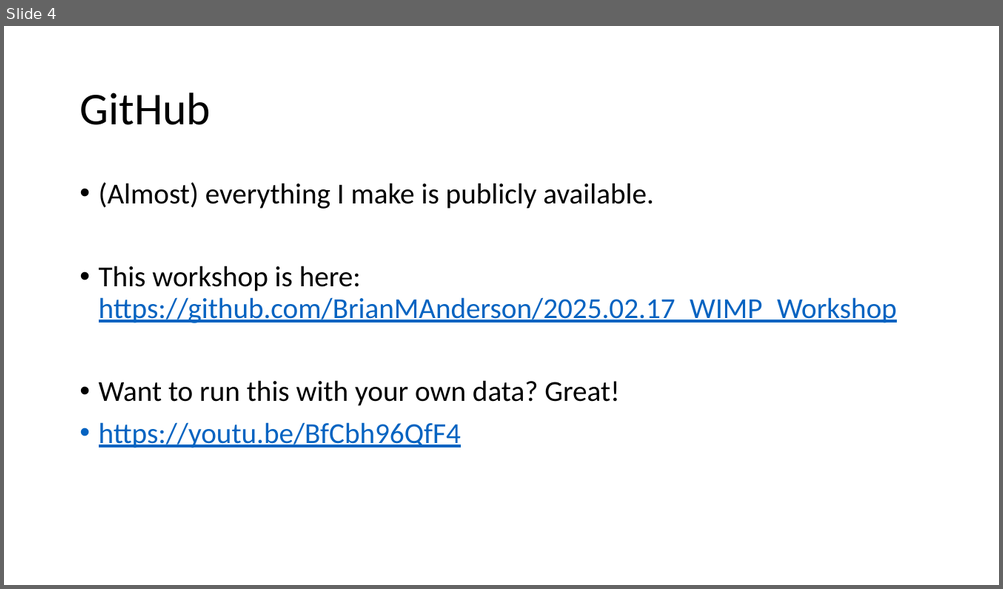
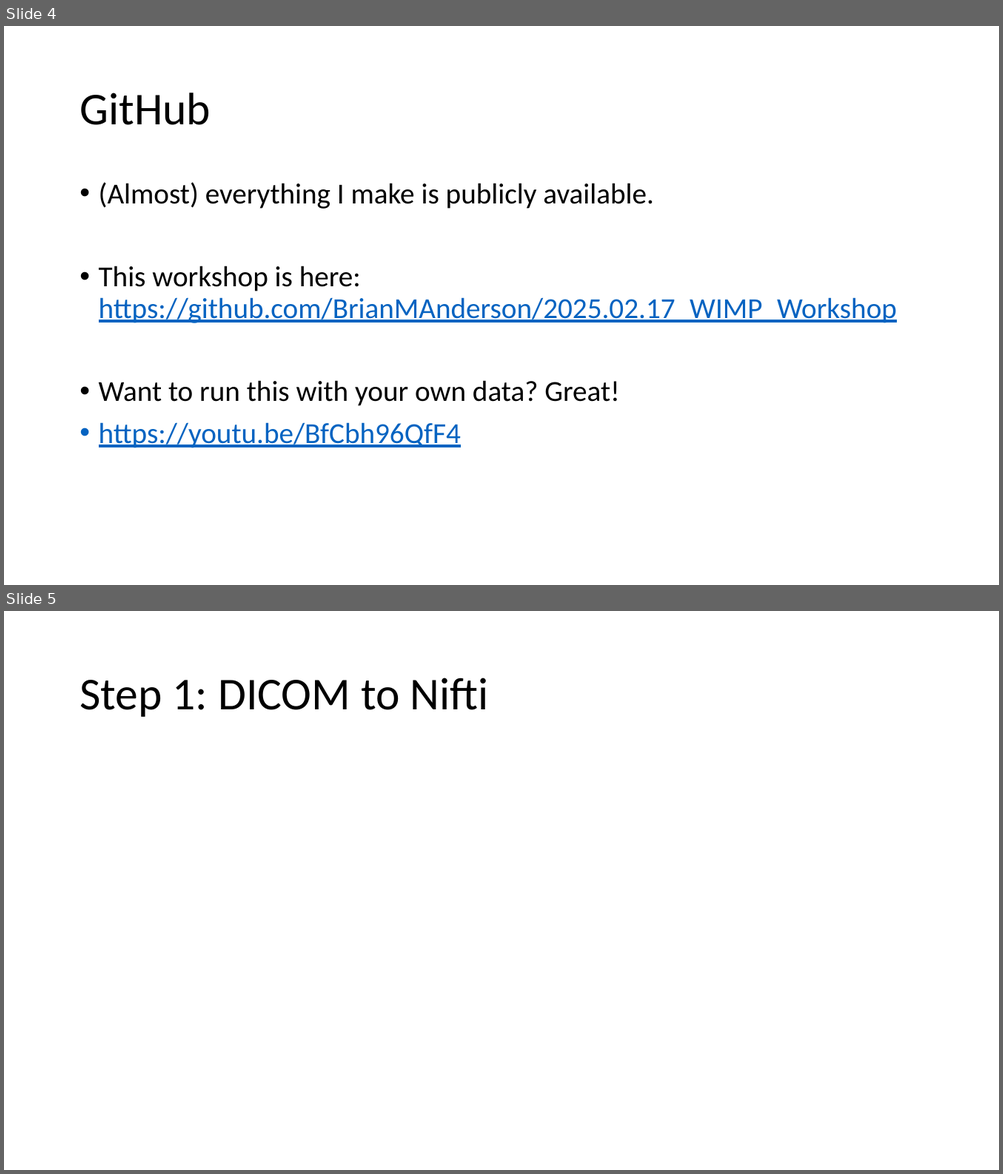
Before and after one commit to brianmanderson/2025.02.17_WIMP_Workshop, a slide deck: Presentation.pptx. Shown one above the other, each under a label of ours: slide 4 before the commit, slides 4 and 5 after it. The pictures are 1003x589 and 1003x1174 pixels, drawn with LibreOffice and Linux fonts; fonts in the diff are those of the drawing. Boxes give left, top, right and bottom in pixels: in the first picture for what was removed or moved away, otherwise in the second. Text is boxed around its words. In the diff, an @@ line names an element or a change of style, - is before the commit and + after.

```diff
--- a/Presentation.pptx
+++ b/Presentation.pptx
@@ slide 5 added at box(4, 611, 999, 1170), background #FFFFFF @@
@@ title added at box(79, 678, 489, 717), 44 pt, text #000000 @@
+Step 1: DICOM to Nifti
```
Also in this commit, not shown: 6 other slides added.
